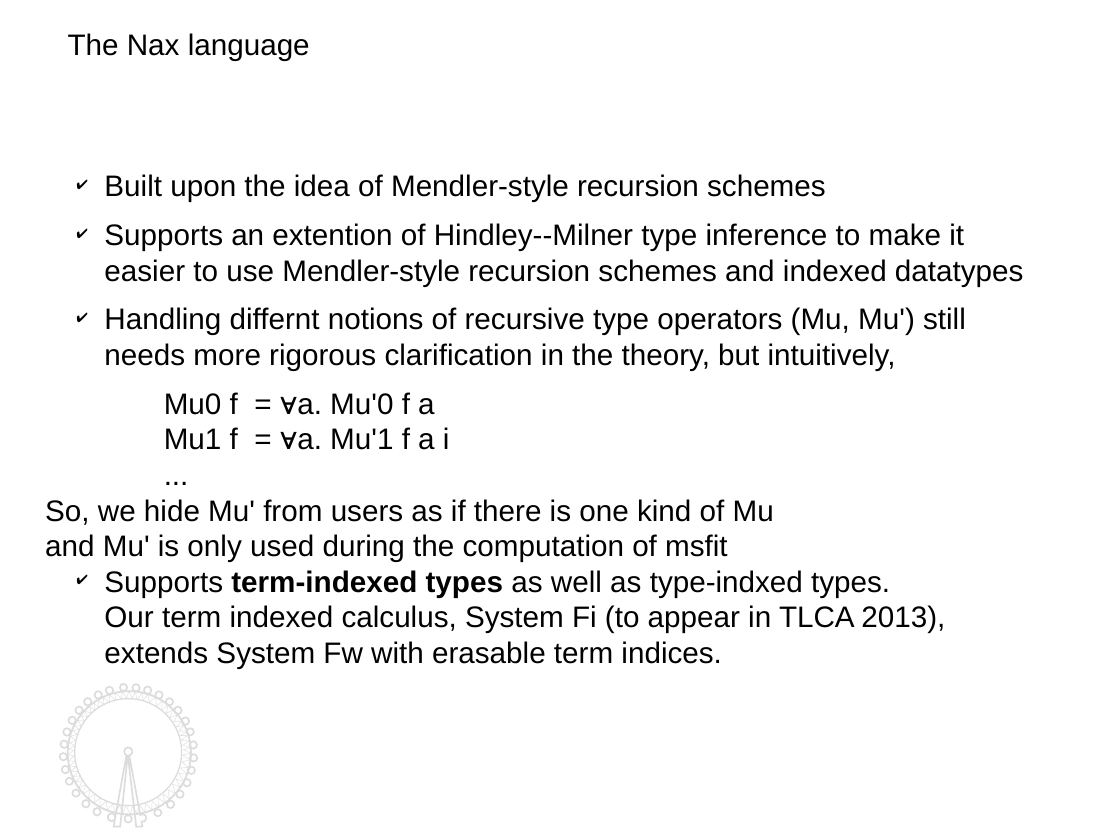
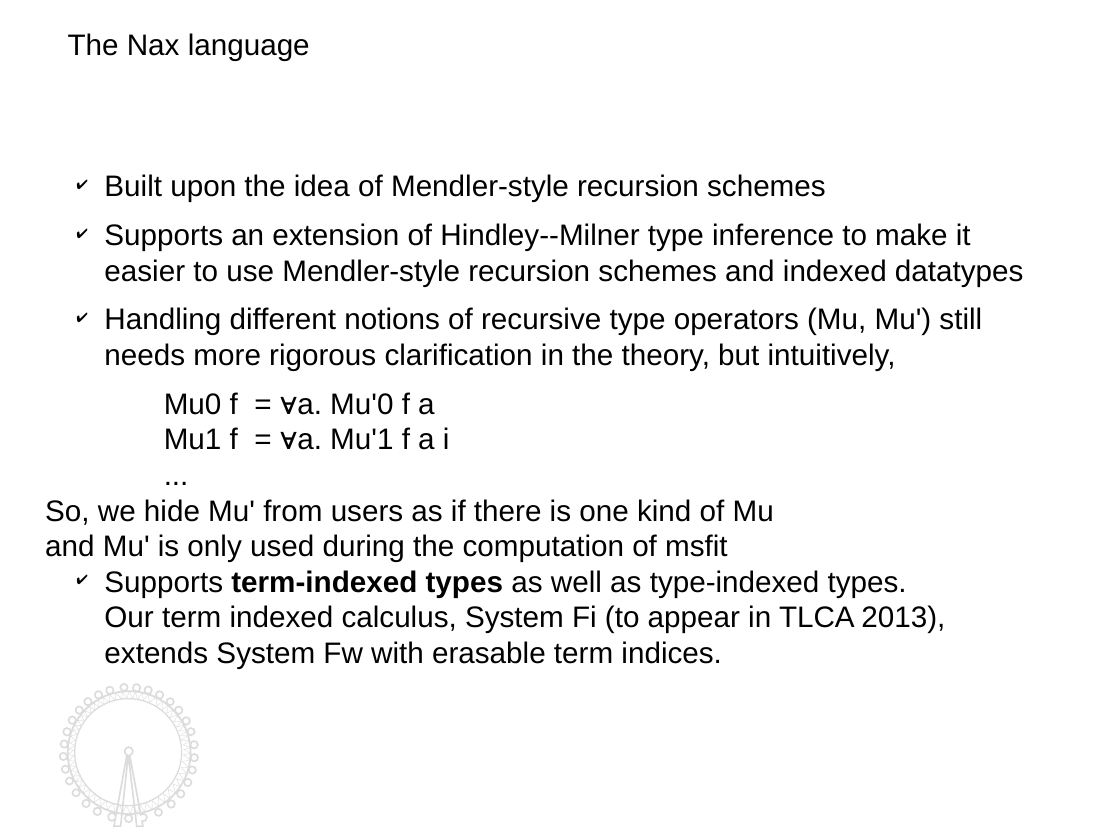
Before and after one commit to kyagrd/nax, a slide deck: slide 13 of trunk/draft/TYPES13/ppt/myslide.odp. Drawn at 1120x840 pixels with LibreOffice and Linux fonts; fonts in the diff are those of the drawing. Boxes give left, top, right and bottom in pixels: in the first picture for what was removed or moved away, otherwise in the second. Text is boxed around its words. In the diff, an @@ line names an element or a change of style, - is before the commit and + after.

```diff
--- a/trunk/draft/TYPES13/ppt/myslide.odp
+++ b/trunk/draft/TYPES13/ppt/myslide.odp
@@ text at [104,223,1023,371]: text changed @@
-✔ Supports an extention of Hindley--Milner type inference to make it easier to use Mendler-style recursion schemes and indexed datatypes
-✔ Handling differnt notions of recursive type operators (Mu, Mu') still needs more rigorous clarification in the theory, but intuitively,
+✔ Supports an extension of Hindley--Milner type inference to make it easier to use Mendler-style recursion schemes and indexed datatypes
+✔ Handling different notions of recursive type operators (Mu, Mu') still needs more rigorous clarification in the theory, but intuitively,
@@ text at [104,570,945,669]: text changed @@
-✔ Supports term-indexed types as well as type-indxed types.
-  Our term indexed calculus, System Fi (to appear in TLCA 2013), extends System Fw with erasable term indices.
+✔ Supports term-indexed types as well as type-indexed types.
+  Our term indexed calculus, System Fi (to appear in TLCA 2013), extends System Fw with erasable term indices.
```
Also in this commit, not shown: 16 other slides changed, 1 other file.
